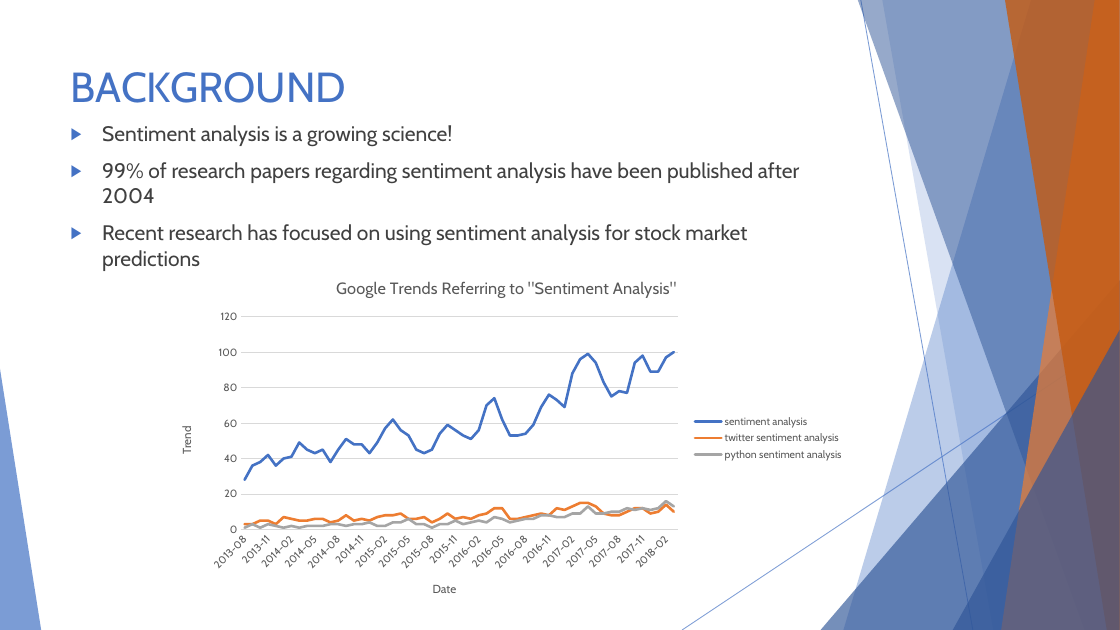
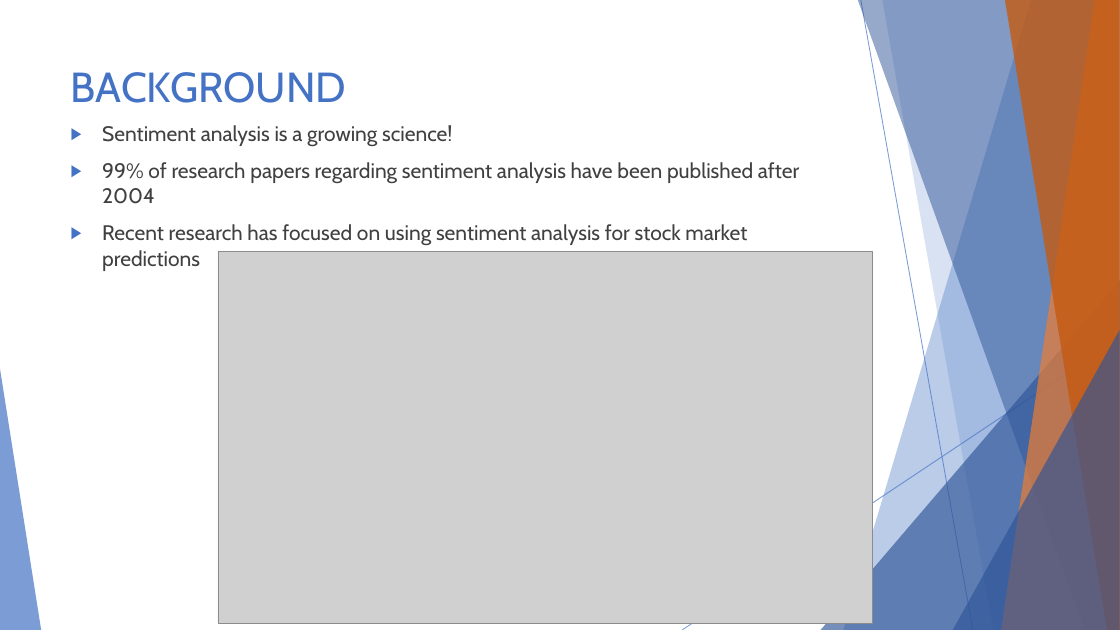
Before and after one commit to anselm0/project-one, a slide deck: slide 4 of data_project_soakk.pptx (slide 3 before the commit). Drawn at 1120x630 pixels with LibreOffice and Linux fonts; fonts in the diff are those of the drawing; grey boxes stand for pictures. Boxes give left, top, right and bottom in pixels: in the first picture for what was removed or moved away, otherwise in the second. Text is boxed around its words. In the diff, an @@ line names an element or a change of style, - is before the commit and + after.

Commit message:
adding Powerpoint

```diff
--- a/data_project_soakk.pptx
+++ b/data_project_soakk.pptx
@@ line chart removed at box(161, 263, 852, 613) @@
-title "Google Trends Referring to "Sentiment Analysis" "
-categories: 2013-08, 2013-09, 2013-10, 2013-11, 2013-12, 2014-01, 2014-02, 2014-03, 2014-04, 2014-05, 2014-06, 2014-07, 2014-08, 2014-09, 2014-10, 2014-11, 2014-12, 2015-01, 2015-02, 2015-03, 2015-04, 2015-05, 2015-06, 2015-07, 2015-08, 2015-09, 2015-10, 2015-11, 2015-12, 2016-01, 2016-02, 2016-03, 2016-04, 2016-05, 2016-06, 2016-07, 2016-08, 2016-09, 2016-10, 2016-11, 2016-12, 2017-01, 2017-02, 2017-03, 2017-04, 2017-05, 2017-06, 2017-07, 2017-08, 2017-09, 2017-10, 2017-11, 2017-12, 2018-01, 2018-02, 2018-03
-sentiment analysis: 28, 36, 38, 42, 36, 40, 41, 49, 45, 43, 45, 38, 45, 51, 48, 48, 43, 49, 57, 62, 56, 53, 45, 43, 45, 54, 59, 56, 53, 51, 56, 70, 74, 62, 53, 53, 54, 59, 69, 76, 73, 69, 88, 96, 99, 94, 83, 75, 78, 77, 94, 98, 89, 89, 97, 100
-twitter sentiment analysis: 3, 3, 5, 5, 3, 7, 6, 5, 5, 6, 6, 4, 5, 8, 5, 6, 5, 7, 8, 8, 9, 6, 6, 7, 4, 6, 9, 6, 7, 6, 8, 9, 12, 12, 6, 6, 7, 8, 9, 8, 12, 11, 13, 15, 15, 13, 9, 8, 8, 10, 12, 12, 9, 10, 14, 10
-python sentiment analysis: 1, 3, 1, 3, 2, 1, 2, 1, 2, 2, 2, 3, 3, 2, 3, 3, 4, 2, 2, 4, 4, 6, 3, 3, 1, 3, 3, 5, 3, 4, 5, 4, 7, 6, 4, 5, 6, 6, 8, 8, 7, 7, 9, 9, 13, 9, 9, 10, 10, 12, 11, 12, 11, 12, 16, 13
@@ picture added at box(218, 251, 873, 623) @@
```
Also in this commit, not shown: 1 other slide changed, 1 slide added, 1 other file.
